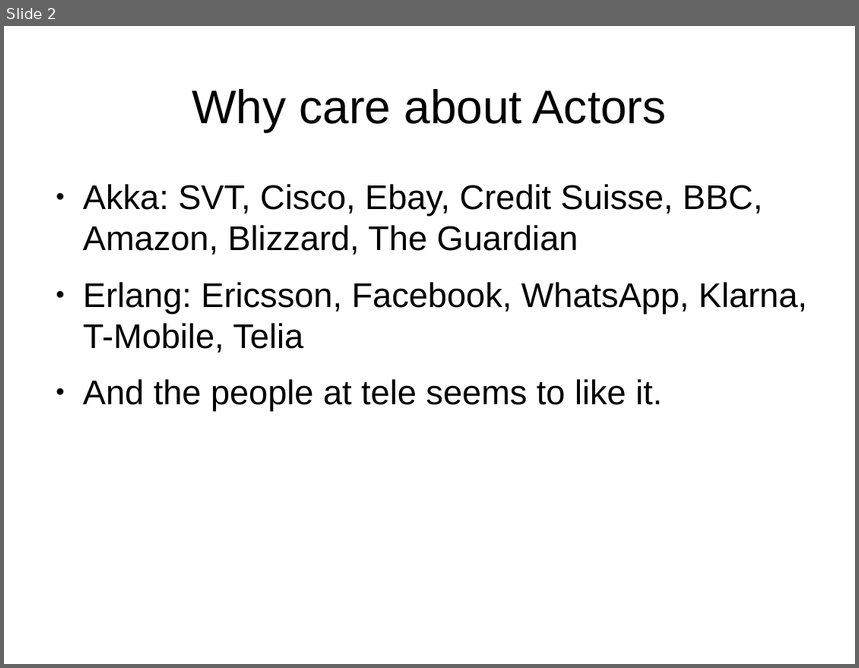
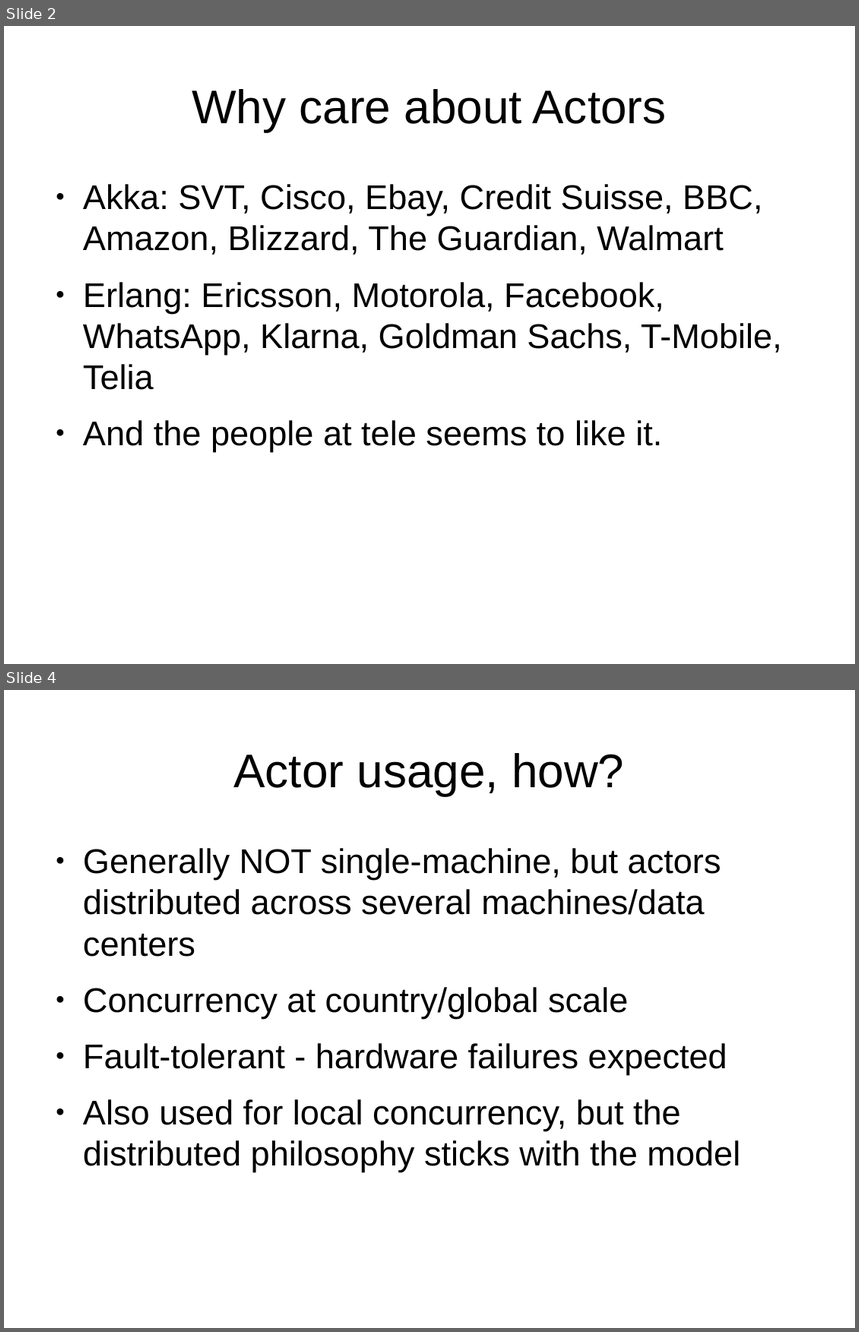
Before and after one commit to tormeh/sanntidpres, a slide deck: Actor model verification talk.odp. Shown one above the other, each under a label of ours: slide 2 before the commit, slides 2 and 4 after it; the slides between them are not shown. The pictures are 859x668 and 859x1332 pixels, drawn with LibreOffice and Linux fonts; fonts in the diff are those of the drawing. Boxes give left, top, right and bottom in pixels: in the first picture for what was removed or moved away, otherwise in the second. Text is boxed around its words. In the diff, an @@ line names an element or a change of style, - is before the commit and + after.

```diff
--- a/Actor model verification talk.odp
+++ b/Actor model verification talk.odp
@@ slide 4 added at bbox=[4, 690, 855, 1328], background #FFFFFF @@
@@ title added at bbox=[234, 753, 624, 796], 44 pt, text #000000 @@
+Actor usage, how?
@@ text added at bbox=[83, 848, 740, 1173], 32 pt, text #000000 @@
+● Generally NOT single-machine, but actors distributed across several machines/data centers
+● Concurrency at country/global scale
+● Fault-tolerant - hardware failures expected
+● Also used for local concurrency, but the distributed philosophy sticks with the model
@@ slide 2 changed as well @@
@@ text at bbox=[83, 184, 782, 390]: text changed @@
-● Akka: SVT, Cisco, Ebay, Credit Suisse, BBC, Amazon, Blizzard, The Guardian
-● Erlang: Ericsson, Facebook, WhatsApp, Klarna, T-Mobile, Telia
+● Akka: SVT, Cisco, Ebay, Credit Suisse, BBC, Amazon, Blizzard, The Guardian, Walmart
+● Erlang: Ericsson, Motorola, Facebook, WhatsApp, Klarna, Goldman Sachs, T-Mobile, Telia
```
Also in this commit, not shown: 7 other slides changed, 8 other slides added, 1 slide removed, 6 other files.
